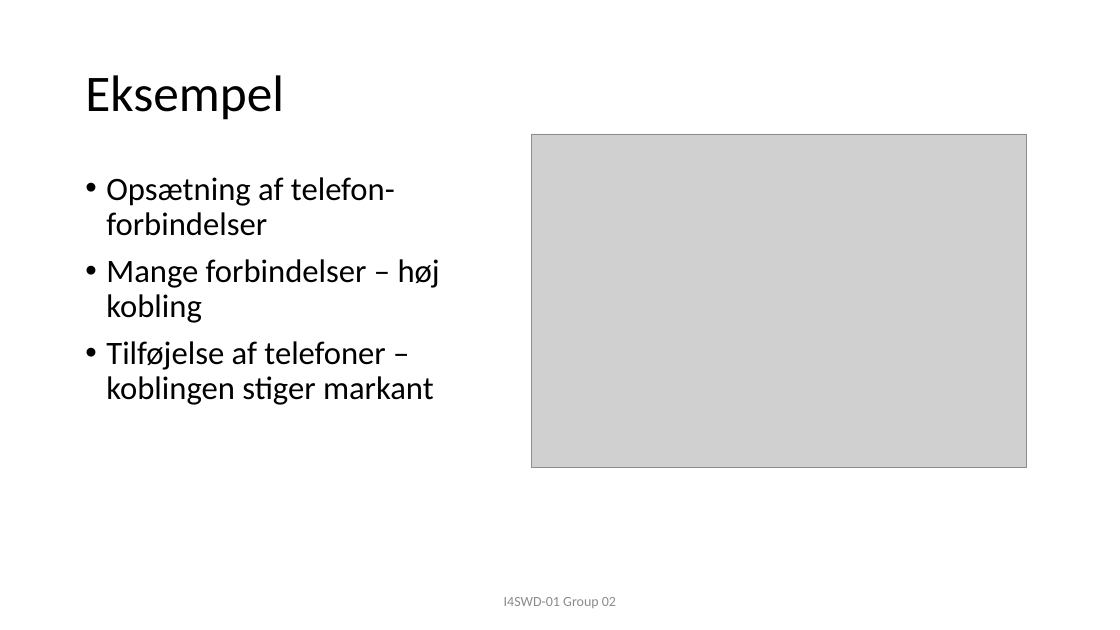
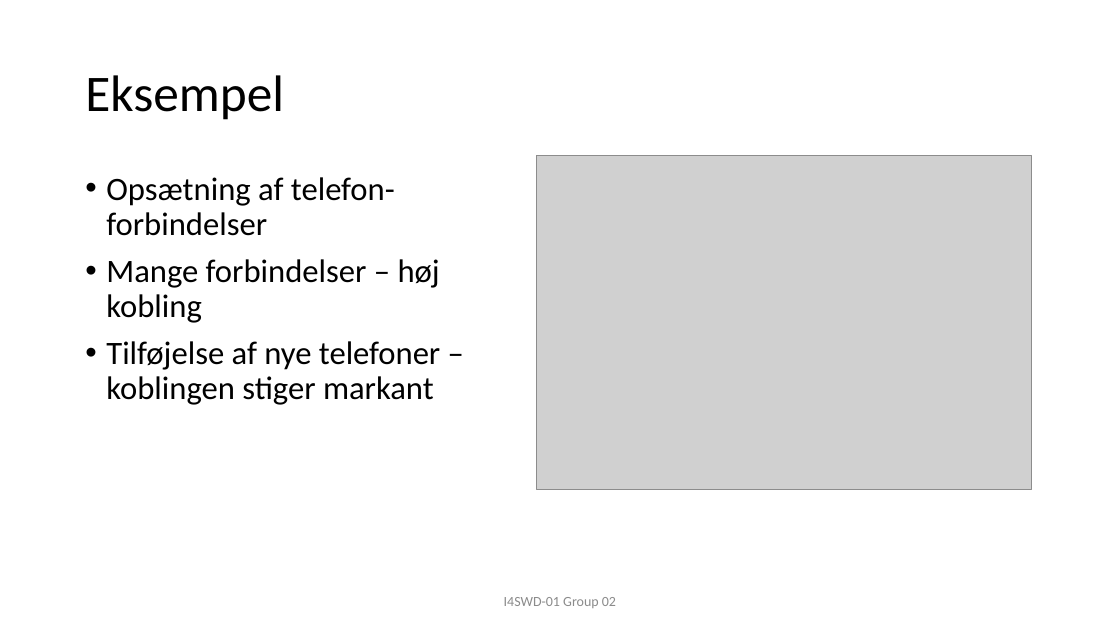
Before and after one commit to JonasRasborg/SWD, a slide deck: slide 3 of F17-I4SWD-AfsluttendeOpgaveGruppe02-Mediator-presenstation.pptx. Drawn at 1120x630 pixels with LibreOffice and Linux fonts; fonts in the diff are those of the drawing; grey boxes stand for pictures. Boxes give left, top, right and bottom in pixels: in the first picture for what was removed or moved away, otherwise in the second. Text is boxed around its words. In the diff, an @@ line names an element or a change of style, - is before the commit and + after.

```diff
--- a/F17-I4SWD-AfsluttendeOpgaveGruppe02-Mediator-presenstation.pptx
+++ b/F17-I4SWD-AfsluttendeOpgaveGruppe02-Mediator-presenstation.pptx
@@ picture: place and size @@
-picture at bbox=[532, 134, 1028, 467]
+picture at bbox=[537, 155, 1033, 489]
@@ text at bbox=[106, 341, 440, 405]: text changed @@
-• Tilføjelse af telefoner – koblingen stiger markant
+• Tilføjelse af nye telefoner – koblingen stiger markant
```
Also in this commit, not shown: 4 other slides changed.
